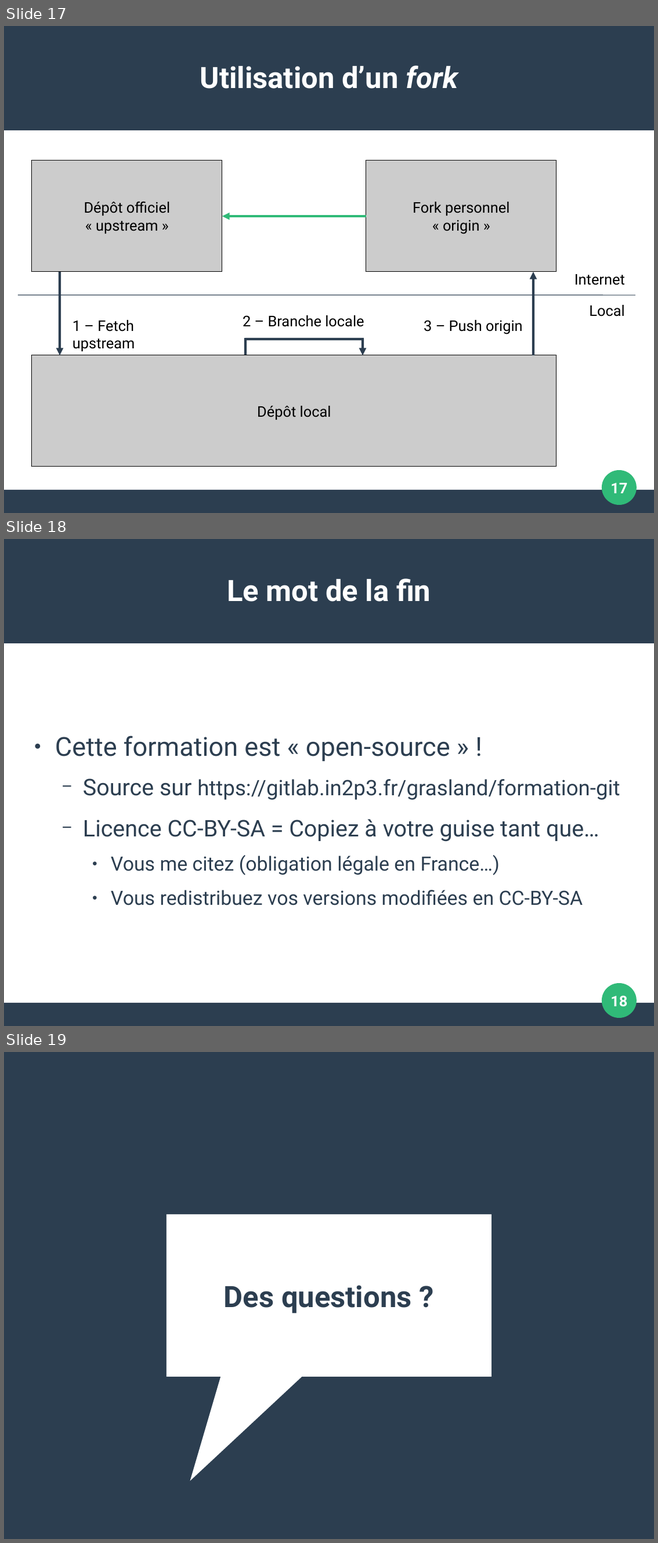
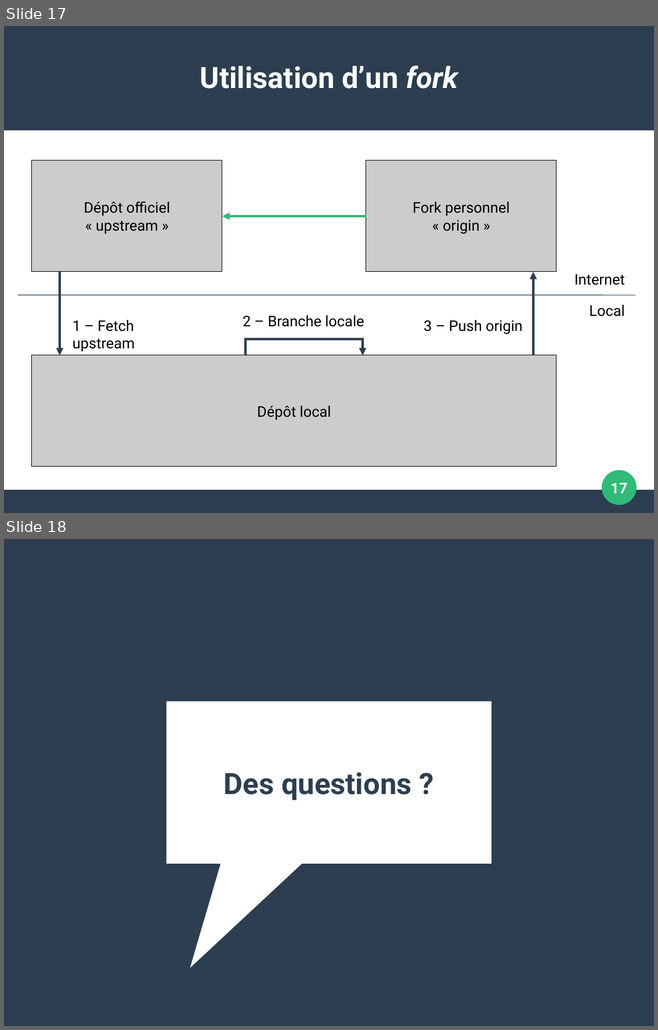
Before and after one commit to pushou/formation-git, a slide deck: PresRecap-J2.odp. Shown one above the other, each under a label of ours: slides 17, 18 and 19 before the commit, slides 17 and 18 after it. The pictures are 658x1543 and 658x1030 pixels, drawn with LibreOffice and Linux fonts; fonts in the diff are those of the drawing. Boxes give left, top, right and bottom in pixels: in the first picture for what was removed or moved away, otherwise in the second. Text is boxed around its words. In the diff, an @@ line names an element or a change of style, - is before the commit and + after.

```diff
--- a/PresRecap-J2.odp
+++ b/PresRecap-J2.odp
@@ slide 18 removed at bbox=[4, 539, 654, 1026], background #FFFFFF; not listed: 3 template elements that a slide beside it also shows @@
@@ title removed at bbox=[227, 578, 430, 602] @@
-Le mot de la fin
@@ text removed at bbox=[55, 736, 619, 906] @@
-● Cette formation est « open-source » !
-  − Source sur https://gitlab.in2p3.fr/grasland/formation-git
-  − Licence CC-BY-SA = Copiez à votre guise tant que…
-    ● Vous me citez (obligation légale en France…)
-    ● Vous redistribuez vos versions modifiées en CC-BY-SA
@@ page number removed at bbox=[610, 995, 627, 1007] @@
-18
@@ what was slide 19 is now slide 18 @@
```
Also in this commit, not shown: 5 slides changed.
